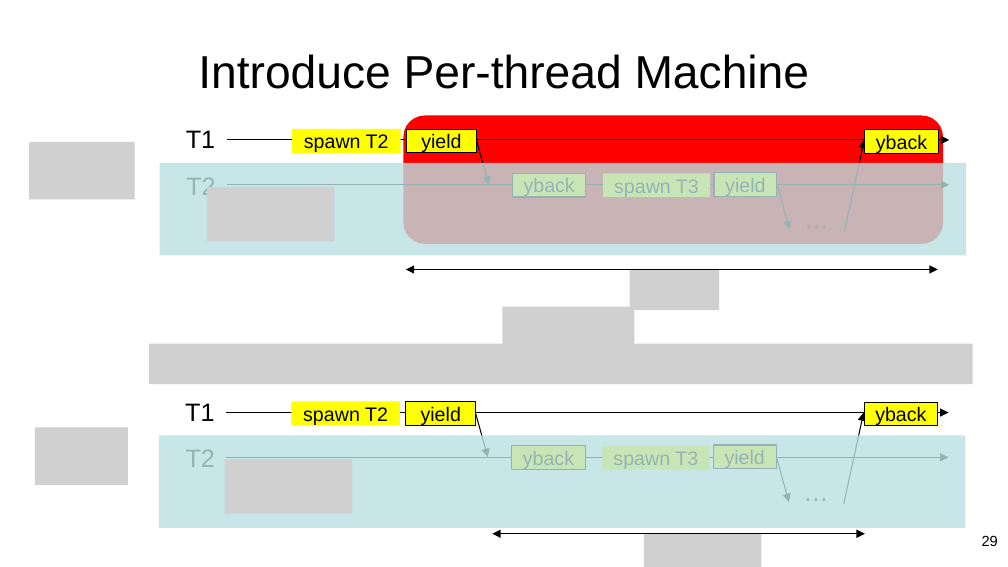
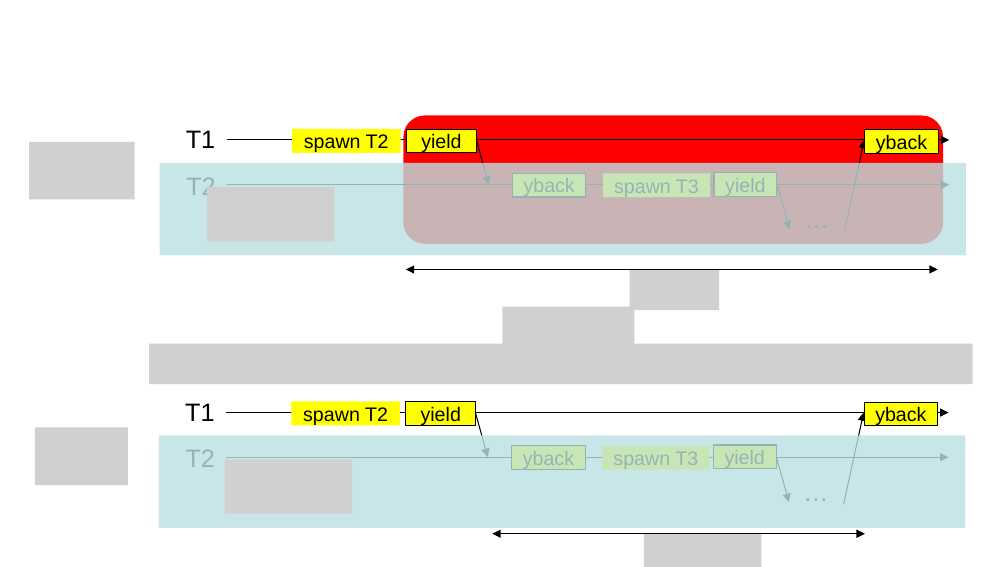
Before and after one commit to jieungkim/phd_thesis, a slide deck: slide 28 of figs/conlink/concurrent_linking.pptx (slide 29 before the commit). Drawn at 1008x567 pixels with LibreOffice and Linux fonts; fonts in the diff are those of the drawing; grey boxes stand for pictures. Boxes give left, top, right and bottom in pixels: in the first picture for what was removed or moved away, otherwise in the second. Text is boxed around its words. In the diff, an @@ line names an element or a change of style, - is before the commit and + after.

```diff
--- a/figs/conlink/concurrent_linking.pptx
+++ b/figs/conlink/concurrent_linking.pptx
@@ title removed at (198, 54, 810, 89) @@
-Introduce Per-thread Machine
@@ page number removed at (982, 535, 998, 546) @@
-29
```
Also in this commit, not shown: 22 other slides changed, 8 slides added, 13 slides removed, 10 other files.
